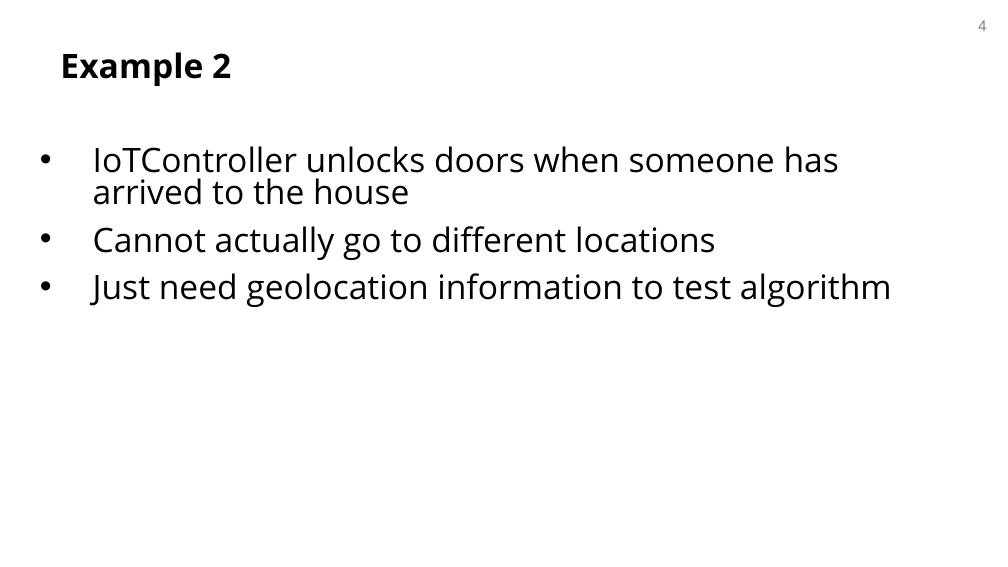
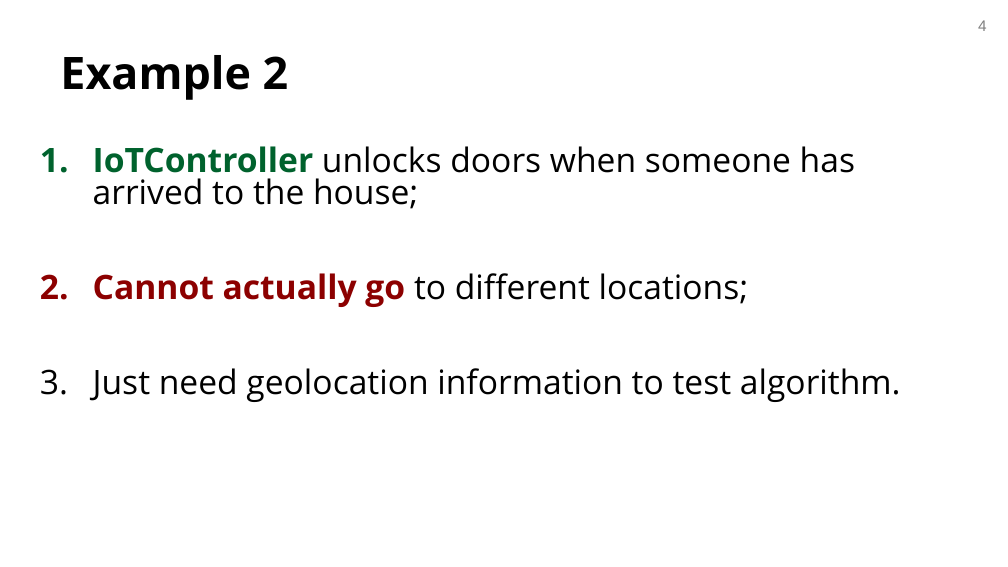
Before and after one commit to avishj/recitation-2-f24, a slide deck: slide 4 of resources/17623-recitation2.pptx. Drawn at 1008x567 pixels with LibreOffice and Linux fonts; fonts in the diff are those of the drawing; background and template pictures are left out. Boxes give left, top, right and bottom in pixels: in the first picture for what was removed or moved away, otherwise in the second. Text is boxed around its words. In the diff, an @@ line names an element or a change of style, - is before the commit and + after.

```diff
--- a/resources/17623-recitation2.pptx
+++ b/resources/17623-recitation2.pptx
@@ title "Example 2" at [60,55,289,100]: size 24 to 32 pt @@
@@ text at [93,146,901,402]: text changed @@
-• IoTController unlocks doors when someone has arrived to the house
-• Cannot actually go to different locations
-• Just need geolocation information to test algorithm
+1. IoTController unlocks doors when someone has arrived to the house;
+2. Cannot actually go to different locations;
+3. Just need geolocation information to test algorithm.
```
Also in this commit, not shown: 14 other slides changed, 2 slides removed.
